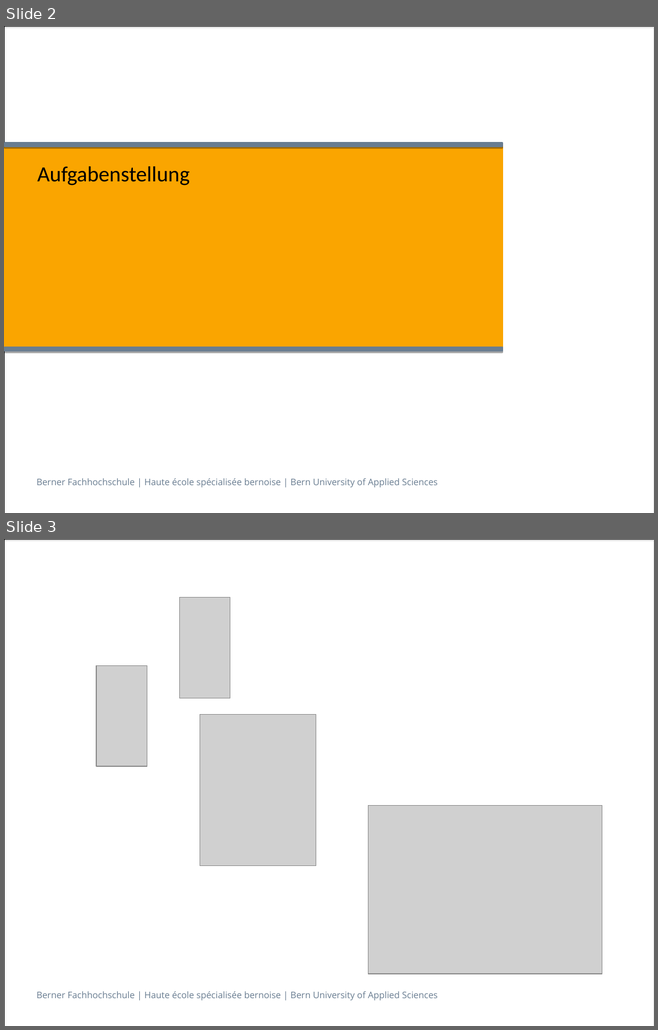
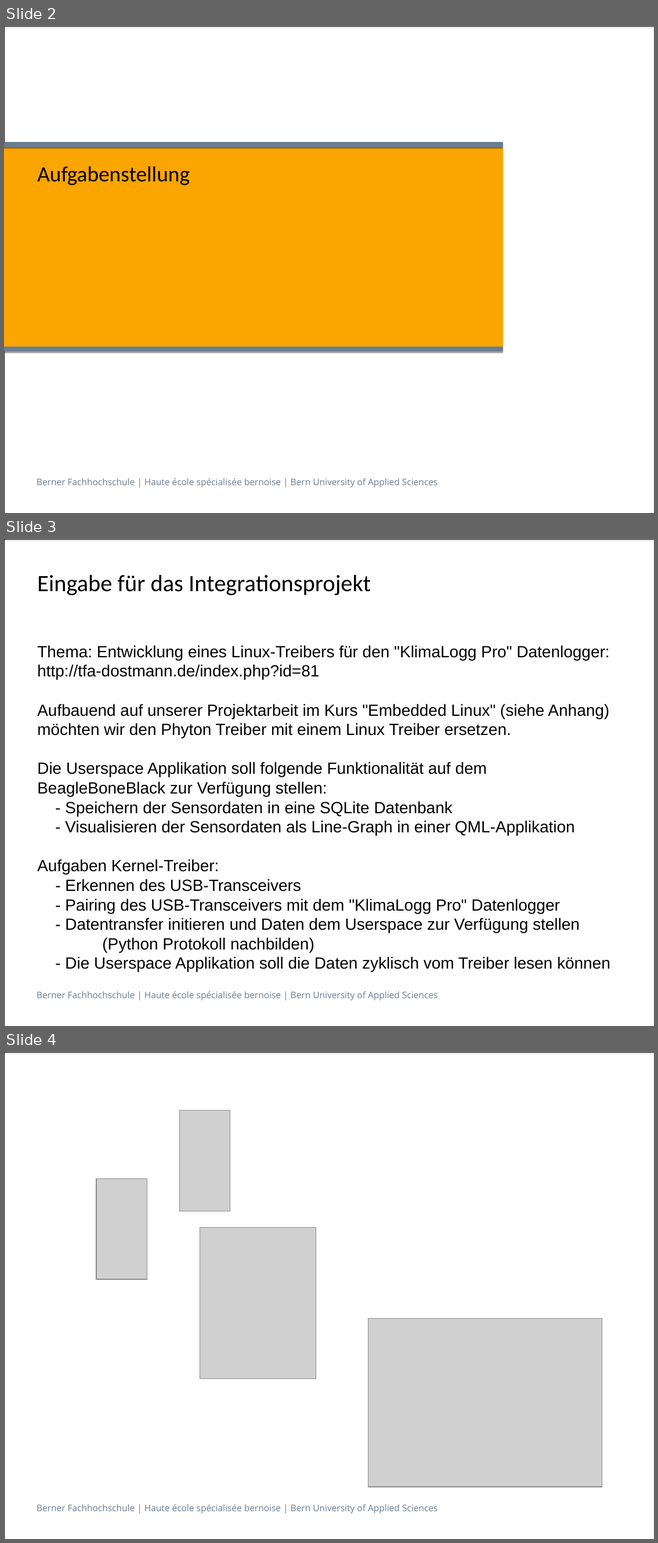
Before and after one commit to Overunity77/KlimaLogg, a slide deck: praesentation/Integrationsprojekt_danir1_suhnu1_chrib1.odp. Shown one above the other, each under a label of ours: slides 2 and 3 before the commit, slides 2, 3 and 4 after it. The pictures are 658x1030 and 658x1543 pixels, drawn with LibreOffice and Linux fonts; fonts in the diff are those of the drawing; grey boxes stand for pictures. Boxes give left, top, right and bottom in pixels: in the first picture for what was removed or moved away, otherwise in the second. Text is boxed around its words. In the diff, an @@ line names an element or a change of style, - is before the commit and + after.

```diff
--- a/praesentation/Integrationsprojekt_danir1_suhnu1_chrib1.odp
+++ b/praesentation/Integrationsprojekt_danir1_suhnu1_chrib1.odp
@@ slide 3 added at (x1=4, y1=539, x2=654, y2=1026), background #FFFFFF; not listed: 2 template elements that a slide beside it also shows @@
@@ title added at (x1=37, y1=575, x2=371, y2=595), 26 pt, text #000000 @@
+Eingabe für das Integrationsprojekt
@@ subtitle added at (x1=37, y1=645, x2=610, y2=972), 18 pt, text #000000 @@
+Thema: Entwicklung eines Linux-Treibers für den "KlimaLogg Pro" Datenlogger: http://tfa-dostmann.de/index.php?id=81
+Aufbauend auf unserer Projektarbeit im Kurs "Embedded Linux" (siehe Anhang) möchten wir den Phyton Treiber mit einem Linux Treiber ersetzen.
+Die Userspace Applikation soll folgende Funktionalität auf dem BeagleBoneBlack zur Verfügung stellen:
+- Speichern der Sensordaten in eine SQLite Datenbank
+- Visualisieren der Sensordaten als Line-Graph in einer QML-Applikation
+Aufgaben Kernel-Treiber:
+- Erkennen des USB-Transceivers
+- Pairing des USB-Transceivers mit dem "KlimaLogg Pro" Datenlogger
+- Datentransfer initieren und Daten dem Userspace zur Verfügung stellen
+(Python Protokoll nachbilden)
+- Die Userspace Applikation soll die Daten zyklisch vom Treiber lesen können
@@ what was slide 3 is now slide 4 @@
```
Also in this commit, not shown: 4 slides changed, 1 other slide added.
